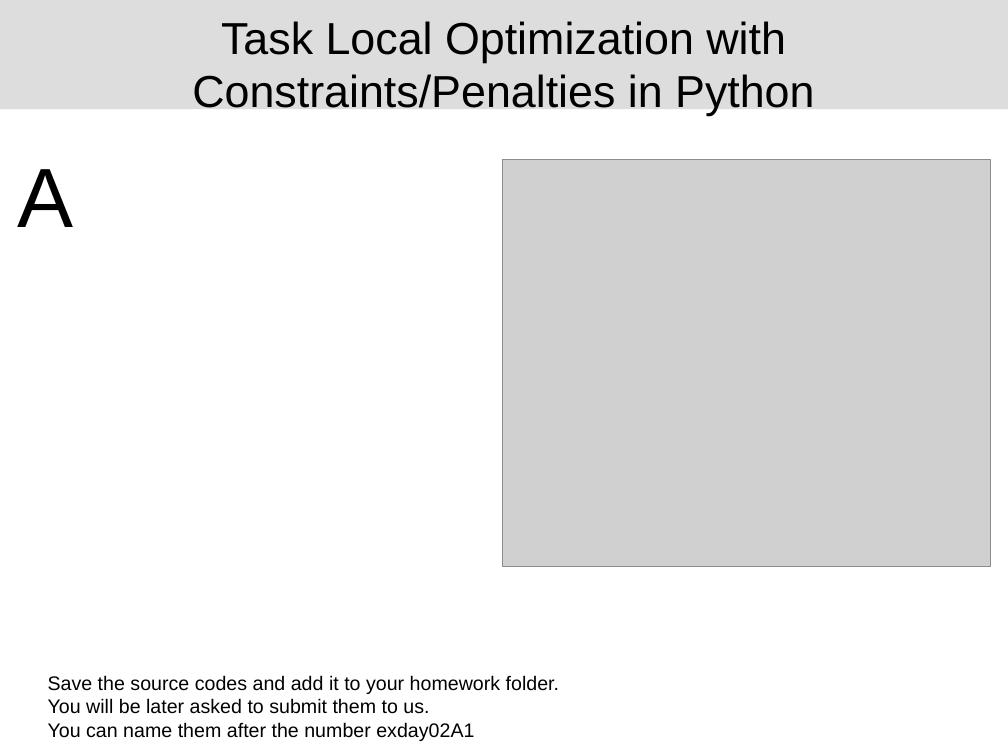
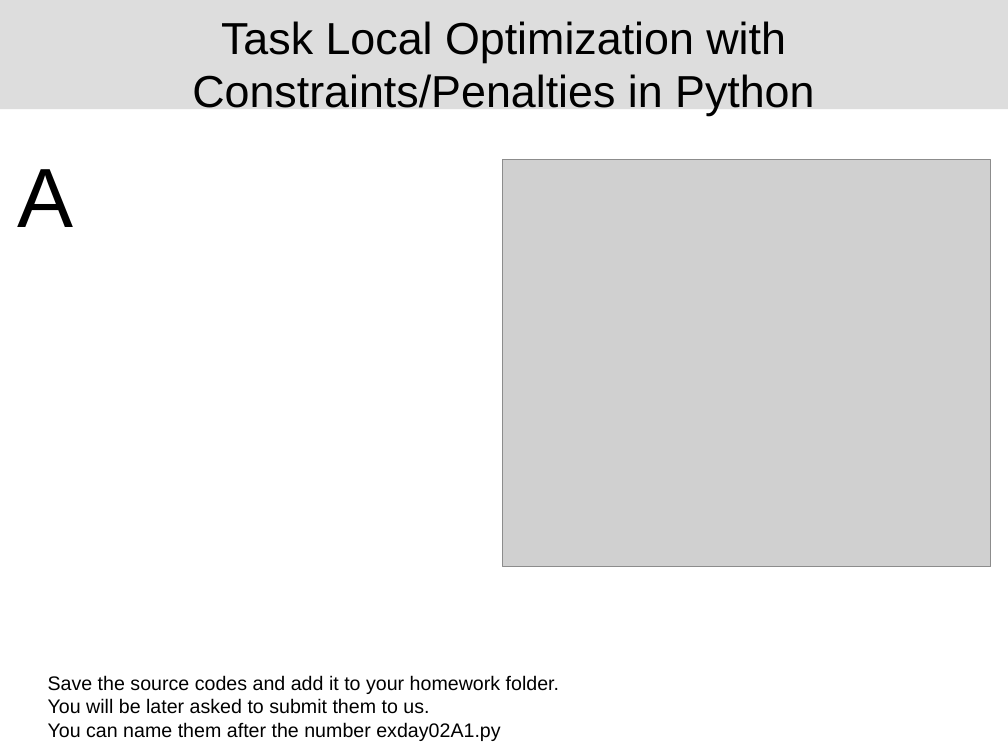
Before and after one commit to industrial-optimization-group/JSS30-COM3-Course, a slide deck: slide 11 of Day02Practical/day02-exercise.pptx. Drawn at 1008x756 pixels with LibreOffice and Linux fonts; fonts in the diff are those of the drawing; grey boxes stand for pictures; background and template pictures are left out. Boxes give left, top, right and bottom in pixels: in the first picture for what was removed or moved away, otherwise in the second. Text is boxed around its words. In the diff, an @@ line names an element or a change of style, - is before the commit and + after.

```diff
--- a/Day02Practical/day02-exercise.pptx
+++ b/Day02Practical/day02-exercise.pptx
@@ text at (48,722,500,741): text changed @@
-You can name them after the number exday02A1
+You can name them after the number exday02A1.py
```
Also in this commit, not shown: 3 other slides changed, 1 other file.
